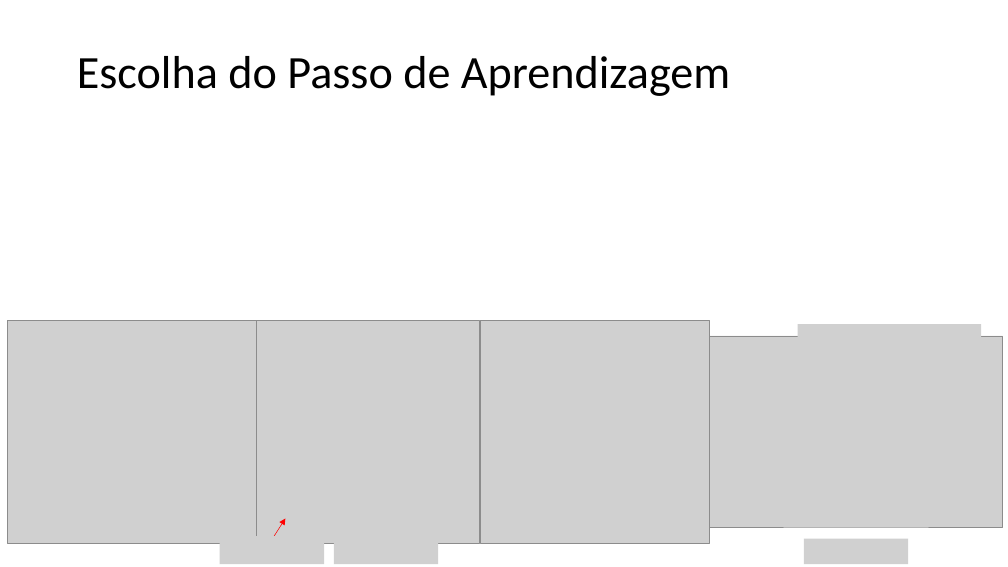
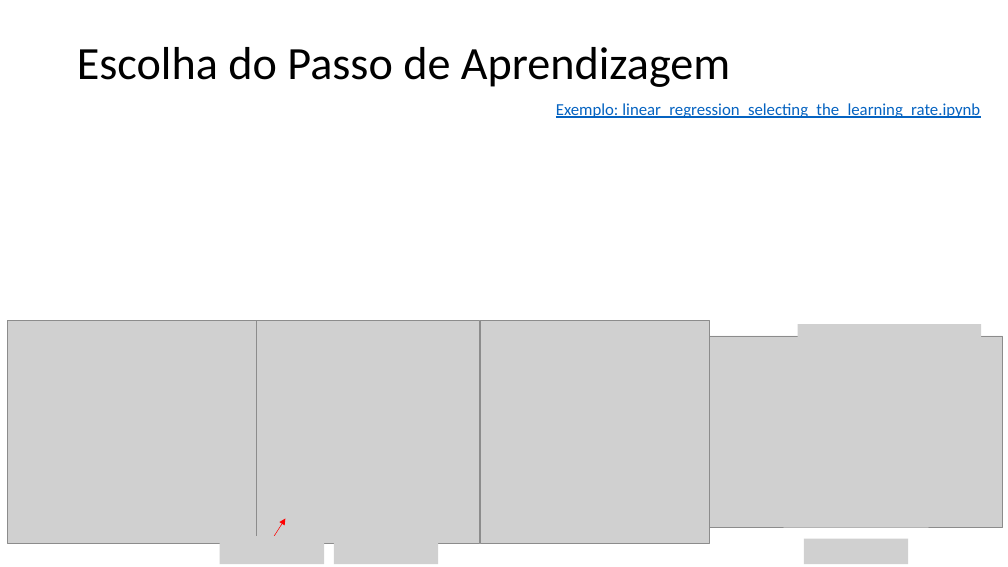
Before and after one commit to zz4fap/t319_aprendizado_de_maquina, a slide deck: slide 4 of slides/T319_Regressão_Linear (Parte III).pptx. Drawn at 1008x567 pixels with LibreOffice and Linux fonts; fonts in the diff are those of the drawing; grey boxes stand for pictures. Boxes give left, top, right and bottom in pixels: in the first picture for what was removed or moved away, otherwise in the second. Text is boxed around its words. In the diff, an @@ line names an element or a change of style, - is before the commit and + after.

```diff
--- a/slides/T319_Regressão_Linear (Parte III).pptx
+++ b/slides/T319_Regressão_Linear (Parte III).pptx
@@ title "Escolha do Passo de Aprendizagem" moved from (x1=77, y1=56, x2=730, y2=96) to (x1=77, y1=47, x2=730, y2=87) @@
@@ text added at (x1=556, y1=103, x2=980, y2=118), 16 pt, text #0563C1, underline @@
+Exemplo: linear_regression_selecting_the_learning_rate.ipynb
```
Also in this commit, not shown: 1 other slide changed, 8 other files.
